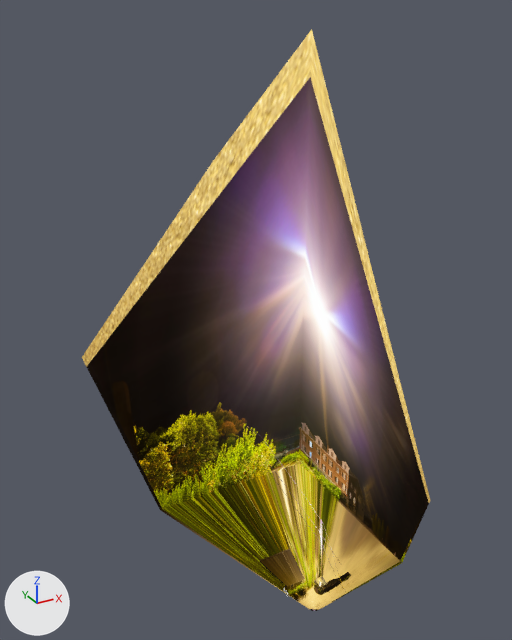
Two versions of the glTF model assets/gltf/default.gltf, one commit apart.
One viewpoint serves both versions: a 50 mm camera at (-240.0, -343.0, 426.0) aimed at (-9.0, 77.0, 216.0). Lighting does not change. The marker at lower left points along +X, +Y and +Z. Where no turn or scale is listed for an object, it has been applied to the vertices.

In view in the first picture: 'Backsplash', 'House', 'Plants', 'Truck'.
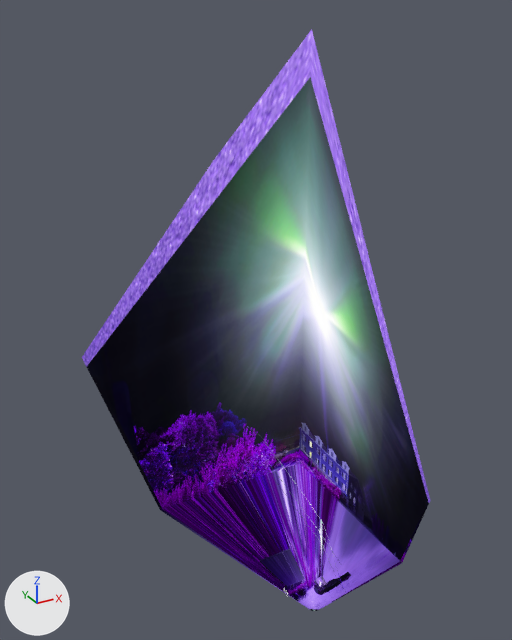
Location of each change, [x1, y1, x2, y2] in pixels of the pictures (512 x 640 px):
'Backsplash', surface changed
    both: [82, 30, 430, 611]
'House', surface changed (brown to purple)
    both: [260, 548, 305, 596]
'Truck', surface changed (brown to purple)
    both: [314, 572, 351, 595]
'Plants', surface changed
    both: [303, 582, 308, 590]

Patch to the scene script:
```diff
--- a/assets/gltf/default.gltf.py
+++ b/assets/gltf/default.gltf.py
@@ img_default_all @@
+img_default_all = load_image('default-all', 'default-all.jpg', 2808, 1872, 'sRGB')
@@ img_default_nobuilding @@
+img_default_nobuilding = load_image('default-nobuilding', 'default-nobuilding.jpg', 2808, 1872, 'sRGB')
@@ mat_bg @@
 n2 = _N.new('ShaderNodeTexImage'); n2.name = 'Image Texture'
-n2.image = img_0113_background
+n2.image = img_default_nobuilding
 _L.new(n0.outputs[0], n1.inputs[0])  # 'BSDF' to 'Surface'
@@ mat_material @@
 n2 = _N.new('ShaderNodeTexImage'); n2.name = 'Image Texture'
-n2.image = img_0113_web
+n2.image = img_default_all
 _L.new(n0.outputs[0], n1.inputs[0])  # 'BSDF' to 'Surface'
```
